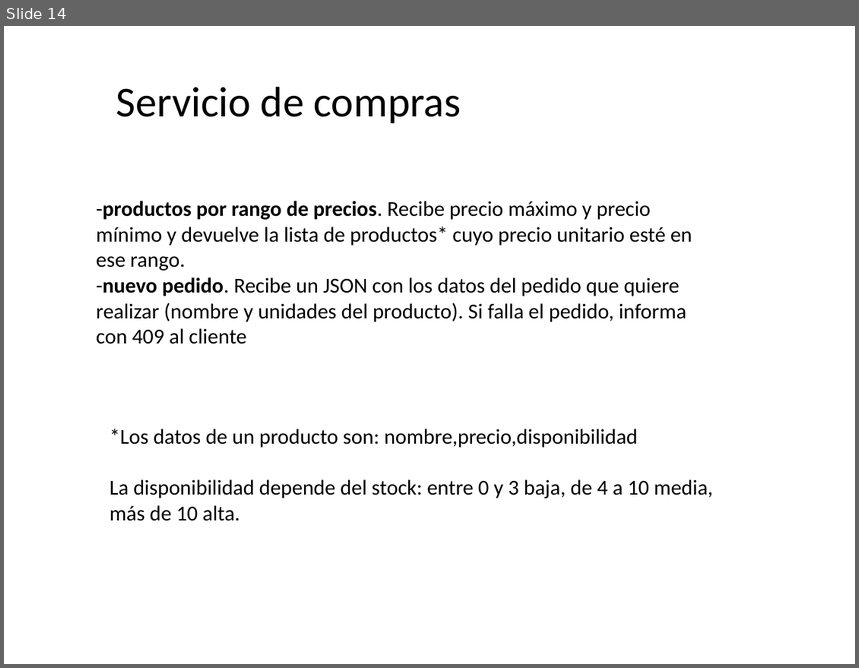
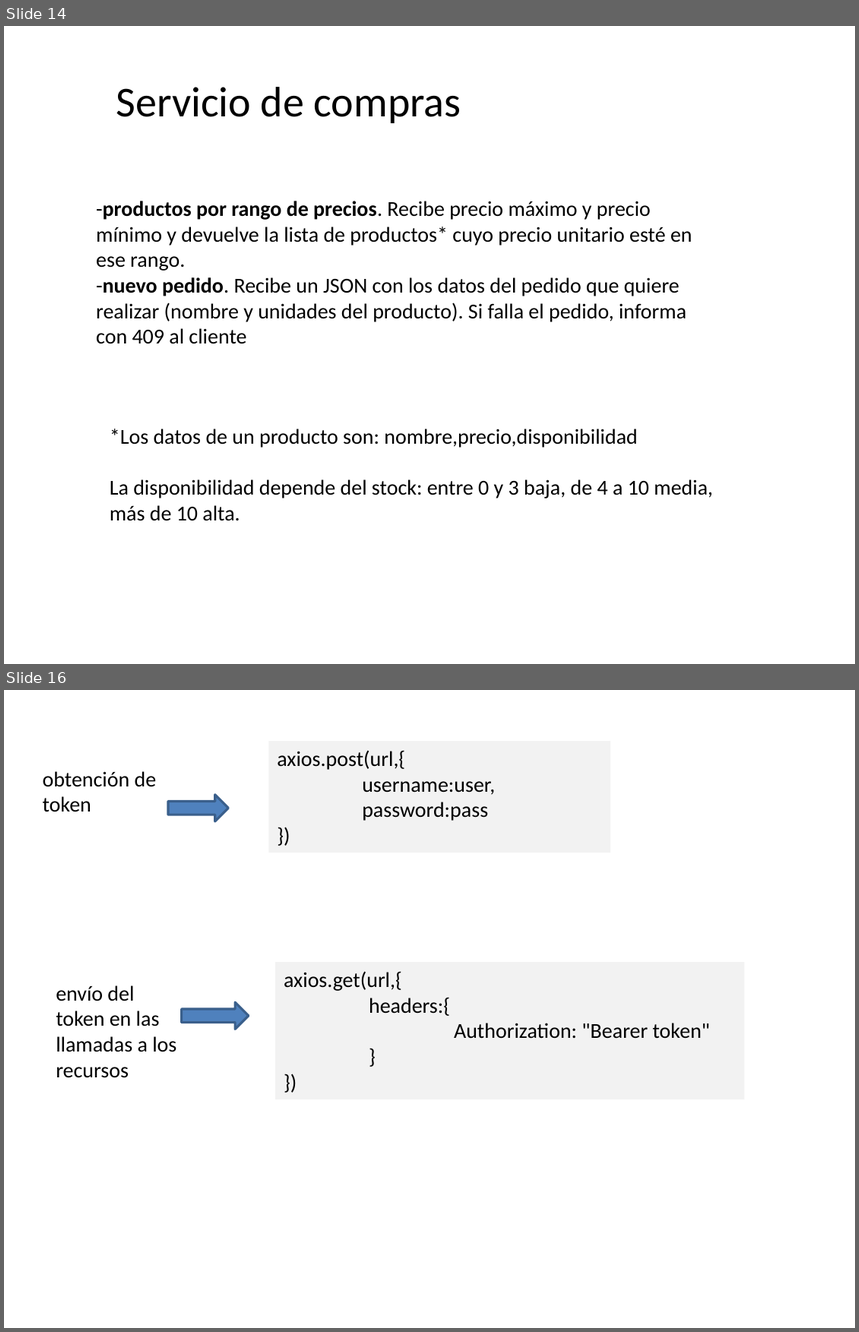
Before and after one commit to amartinsierra/nest2025, a slide deck: pizarra.pptx. Shown one above the other, each under a label of ours: slide 14 before the commit, slides 14 and 16 after it; the slides between them are not shown. The pictures are 859x668 and 859x1332 pixels, drawn with LibreOffice and Linux fonts; fonts in the diff are those of the drawing. Boxes give left, top, right and bottom in pixels: in the first picture for what was removed or moved away, otherwise in the second. Text is boxed around its words. In the diff, an @@ line names an element or a change of style, - is before the commit and + after.

```diff
--- a/pizarra.pptx
+++ b/pizarra.pptx
@@ slide 16 added at (4, 690, 855, 1328), background #FFFFFF @@
@@ rectangle added at (268, 741, 611, 853), fill #F2F2F2, 18 pt, text #000000 @@
+axios.post(url,{
+username:user,
+password:pass
+})
@@ text added at (43, 771, 157, 812), 18 pt, text #000000 @@
+obtención de token
@@ right arrow added at (168, 795, 229, 821), fill #4F81BD, outline #3A5F8C 2 pt @@
@@ rectangle added at (275, 962, 744, 1100), fill #F2F2F2, 18 pt, text #000000 @@
+axios.get(url,{
+headers:{
+Authorization: "Bearer token"
+}
+})
@@ text added at (56, 986, 177, 1078), 18 pt, text #000000 @@
+envío del token en las llamadas a los recursos
@@ right arrow added at (182, 1002, 249, 1029), fill #4F81BD, outline #3A5F8C 2 pt @@
```
Also in this commit, not shown: 1 slide changed, 7 other files.
